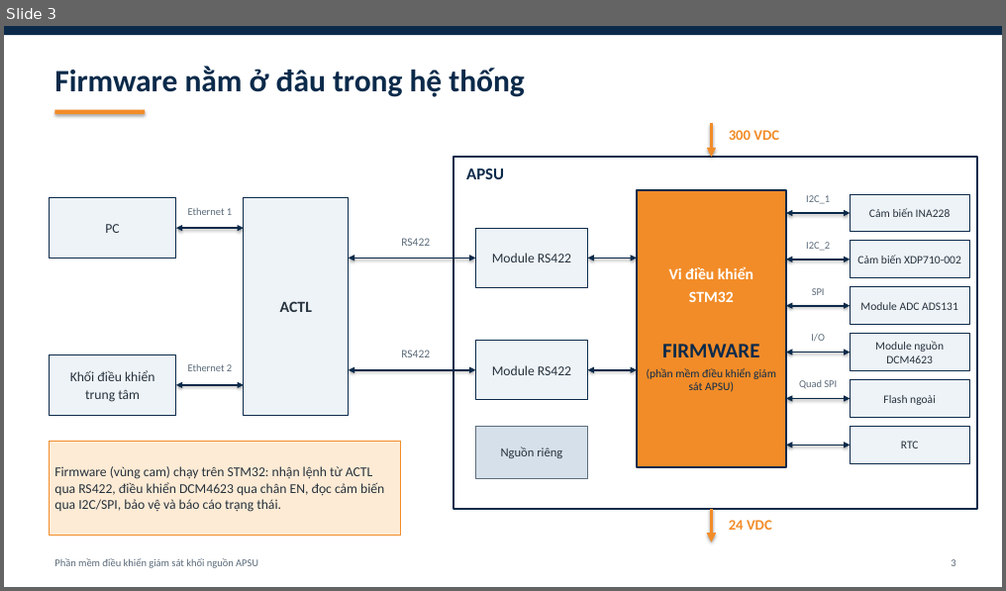
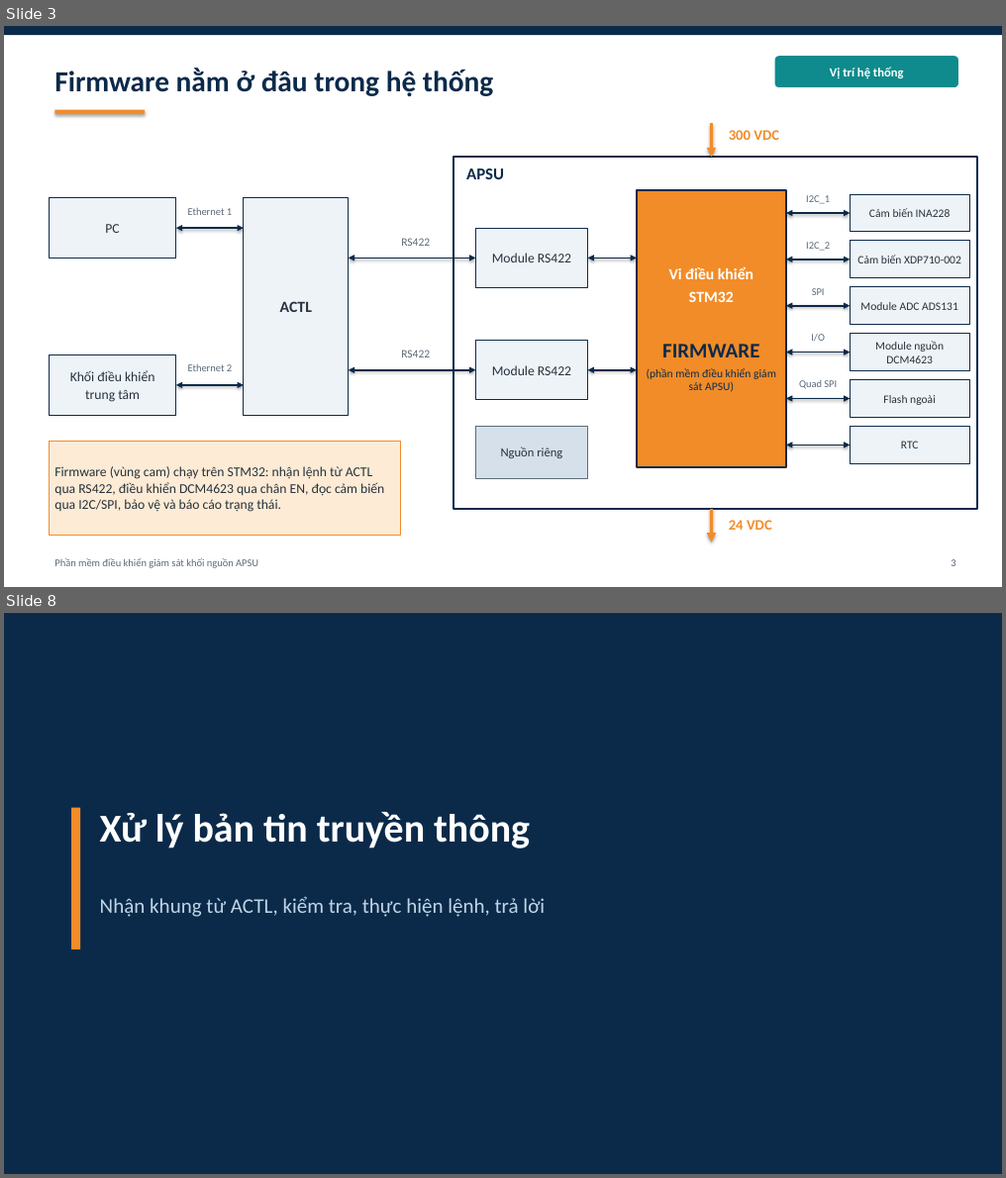
Before and after one commit to yuhneyugnnnn221103/PSU-Firmware, a slide deck: docs/APSU_firmware_tong_quan.pptx. Shown one above the other, each under a label of ours: slide 3 before the commit, slides 3 and 8 after it; the slides between them are not shown. The pictures are 1006x591 and 1006x1178 pixels, drawn with LibreOffice and Linux fonts; fonts in the diff are those of the drawing. Boxes give left, top, right and bottom in pixels: in the first picture for what was removed or moved away, otherwise in the second. Text is boxed around its words. In the diff, an @@ line names an element or a change of style, - is before the commit and + after.

```diff
--- a/docs/APSU_firmware_tong_quan.pptx
+++ b/docs/APSU_firmware_tong_quan.pptx
@@ slide 8 added at box(4, 613, 1002, 1174), background #FFFFFF @@
@@ rectangle added at box(4, 613, 1002, 1174), fill #0B2A4A @@
@@ rectangle added at box(71, 808, 80, 950), fill #F28C28 @@
@@ text added at box(100, 812, 530, 849), 38 pt, text #FFFFFF, bold @@
+Xử lý bản tin truyền thông
@@ text added at box(100, 897, 545, 917), 20 pt, text #BFD4E6 @@
+Nhận khung từ ACTL, kiểm tra, thực hiện lệnh, trả lời
@@ slide 3 changed as well @@
@@ text "Firmware nằm ở đâu trong ..." at box(54, 68, 493, 97): size 30 to 28 pt @@
@@ rounded rectangle added at box(775, 56, 958, 87), fill #0F8B8D, 12 pt, text #FFFFFF, bold @@
+Vị trí hệ thống
```
Also in this commit, not shown: 10 other slides changed, 22 other slides added.
